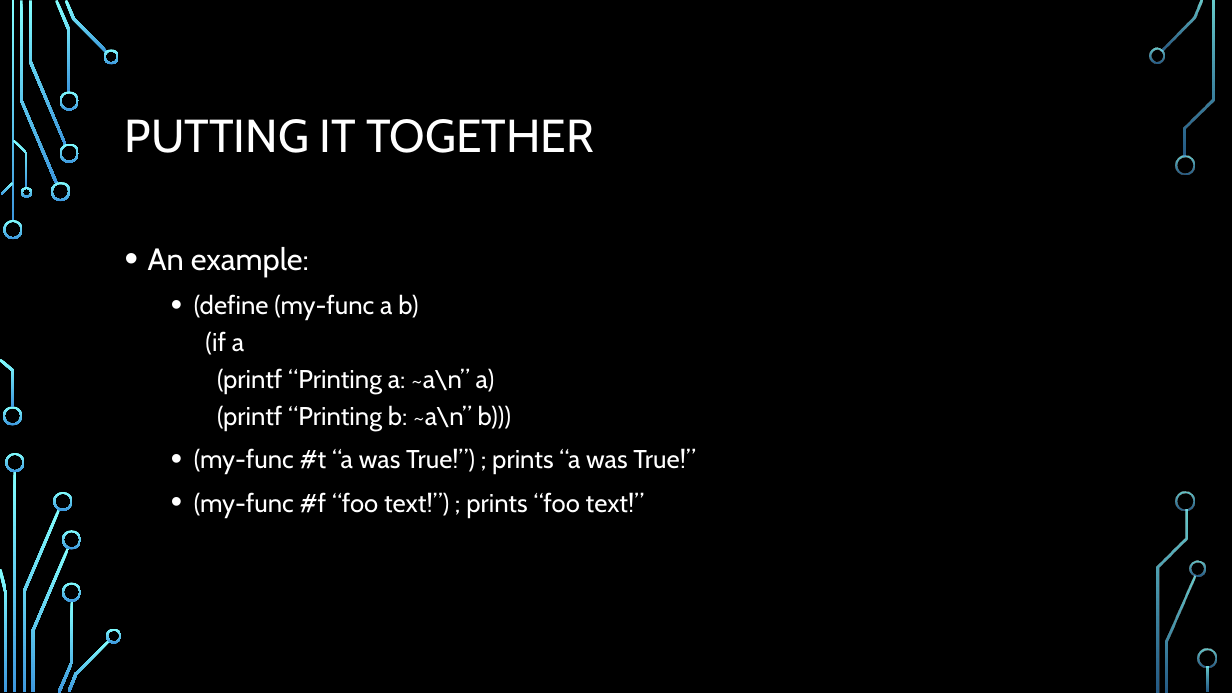
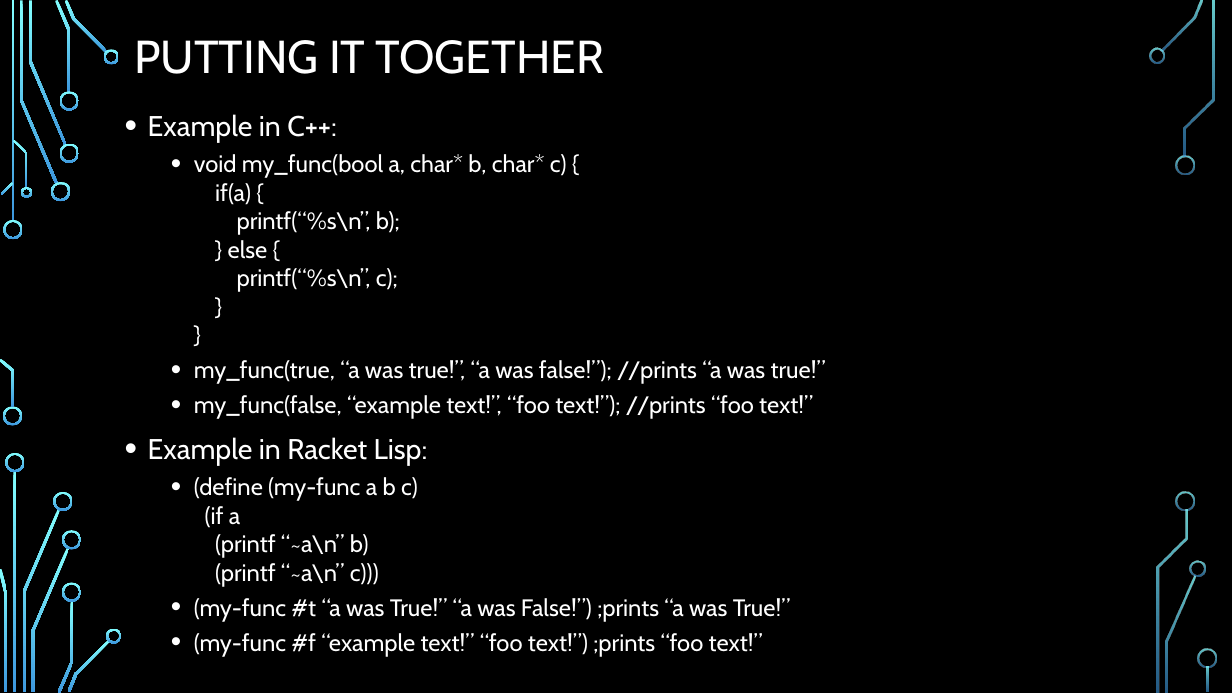
Before and after one commit to durandaltheta/3, a slide deck: slide 23 of DFC3.pptx (slide 13 before the commit). Drawn at 1232x693 pixels with LibreOffice and Linux fonts; fonts in the diff are those of the drawing; background and template pictures are left out. Boxes give left, top, right and bottom in pixels: in the first picture for what was removed or moved away, otherwise in the second. Text is boxed around its words. In the diff, an @@ line names an element or a change of style, - is before the commit and + after.

```diff
--- a/DFC3.pptx
+++ b/DFC3.pptx
@@ title "PUTTING IT TOGETHER": place and size @@
-title "PUTTING IT TOGETHER" at <box>125,119,594,153</box>
+title "PUTTING IT TOGETHER" at <box>134,40,604,74</box>
@@ text at <box>148,114,826,657</box>: text changed; size 20 to 18.5 pt @@
-• An example:
-  • (define (my-func a b)
-    (if a
-    (printf “Printing a: ~a\n” a)
-    (printf “Printing b: ~a\n” b)))
-  • (my-func #t “a was True!”) ; prints “a was True!”
-  • (my-func #f “foo text!”) ; prints “foo text!”
+• Example in C++:
+  • void my_func(bool a, char* b, char* c) {
+    if(a) {
+    printf(“%s\n”, b);
+    } else {
+    printf(“%s\n”, c);
+    }
+    }
+  • my_func(true, “a was true!”, “a was false!”); //prints “a was true!”
+  • my_func(false, “example text!”, “foo text!”); //prints “foo text!”
+• Example in Racket Lisp:
+  • (define (my-func a b c)
+    (if a
+    (printf “~a\n” b)
+    (printf “~a\n” c)))
+  • (my-func #t “a was True!” “a was False!”) ;prints “a was True!”
+  • (my-func #f “example text!” “foo text!”) ;prints “foo text!”
```
Also in this commit, not shown: 6 other slides changed, 2 other files.
